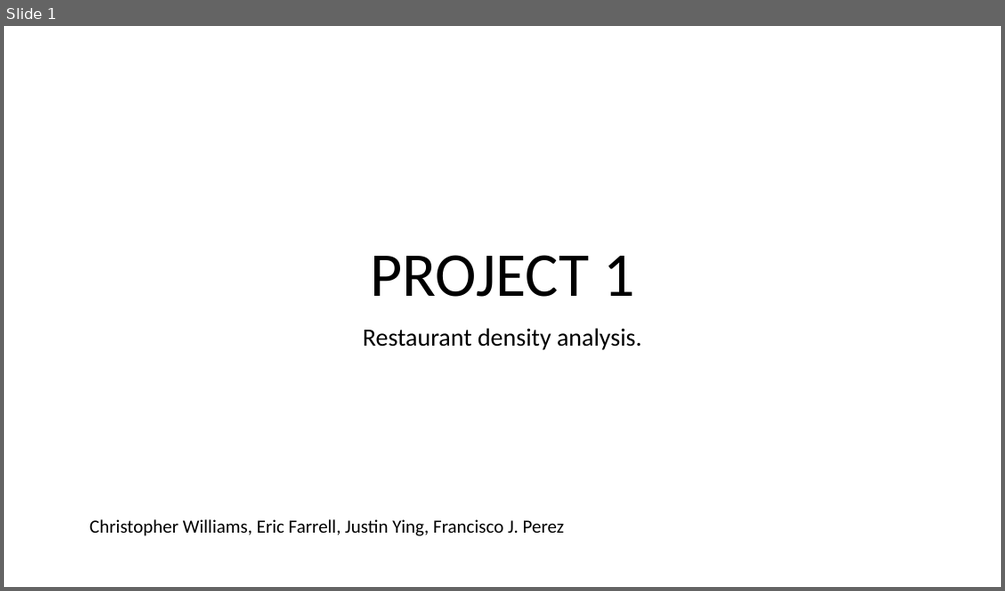
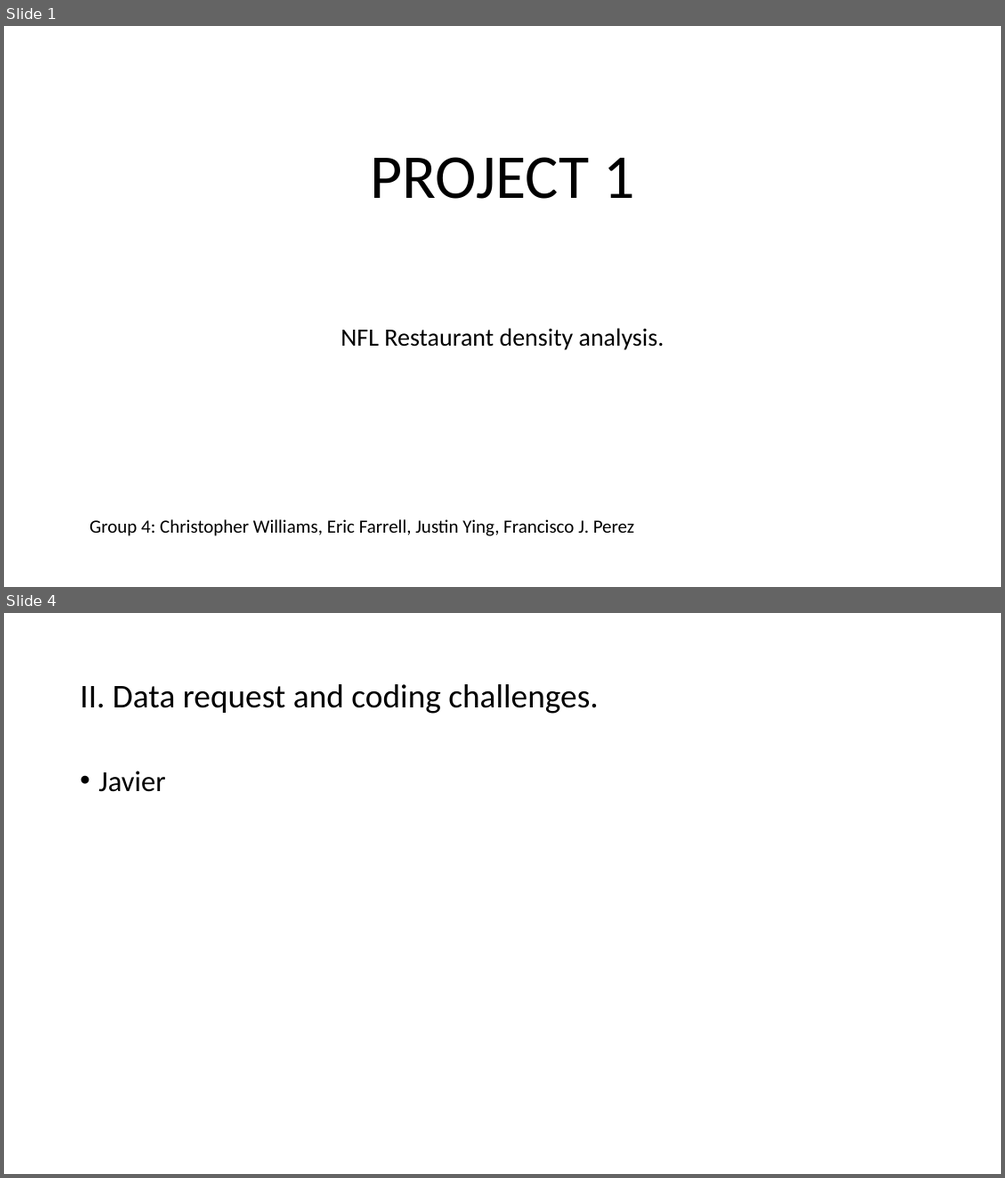
Before and after one commit to jjying89/Yelp-Restaurants-Analysis, a slide deck: Presentation/Team_4-Restaurant_Density_Analysis..pptx. Shown one above the other, each under a label of ours: slide 1 before the commit, slides 1 and 4 after it; the slides between them are not shown. The pictures are 1005x591 and 1005x1178 pixels, drawn with LibreOffice and Linux fonts; fonts in the diff are those of the drawing. Boxes give left, top, right and bottom in pixels: in the first picture for what was removed or moved away, otherwise in the second. Text is boxed around its words. In the diff, an @@ line names an element or a change of style, - is before the commit and + after.

```diff
--- a/Presentation/Team_4-Restaurant_Density_Analysis..pptx
+++ b/Presentation/Team_4-Restaurant_Density_Analysis..pptx
@@ slide 4 added at [4,613,1001,1174], background #FFFFFF @@
@@ title added at [80,684,598,714], 32 pt, text #000000 @@
+II. Data request and coding challenges.
@@ text added at [98,771,165,792], 28 pt, text #000000 @@
+• Javier
@@ slide 1 changed as well @@
@@ title "PROJECT 1" at [370,157,634,199]: vertical alignment bottom to middle @@
@@ subtitle at [340,328,664,350]: text changed @@
-Restaurant density analysis.
+NFL Restaurant density analysis.
@@ text at [89,519,634,536]: text changed @@
-Christopher Williams, Eric Farrell, Justin Ying, Francisco J. Perez
+Group 4: Christopher Williams, Eric Farrell, Justin Ying, Francisco J. Perez
```
Also in this commit, not shown: 2 other slides changed, 4 other slides added.
